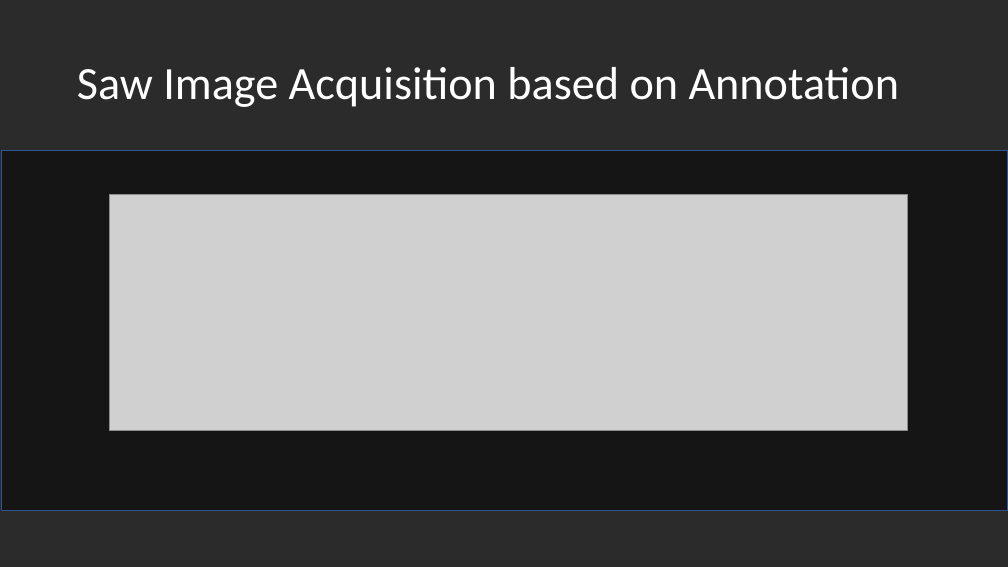
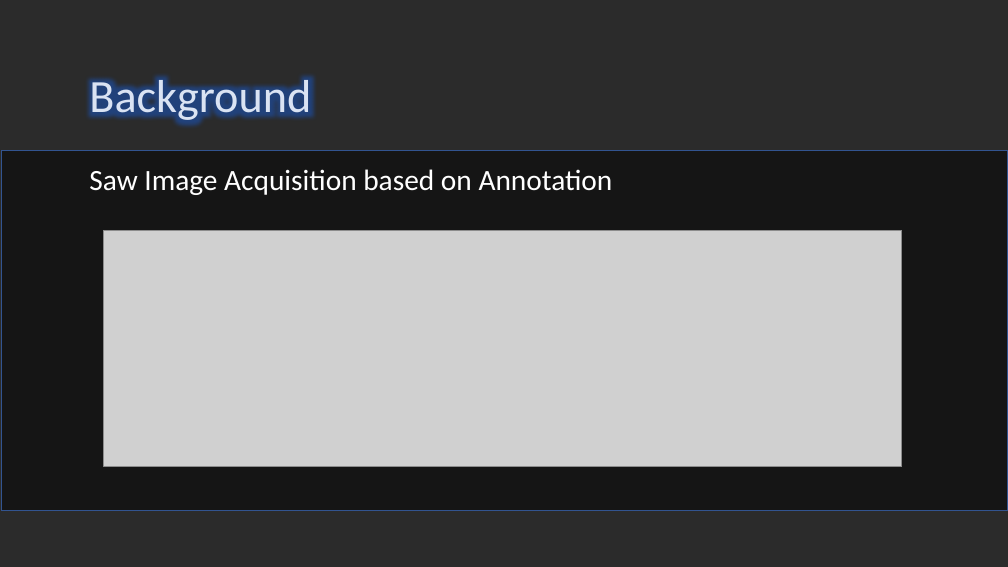
Before and after one commit to optimusium/PSUPR2, a slide deck: slide 7 of CA2 Identifying Wafer Failures with Deep Learning2_26Sep19.pptx (slide 10 before the commit). Drawn at 1008x567 pixels with LibreOffice and Linux fonts; fonts in the diff are those of the drawing; grey boxes stand for pictures; background and template pictures are left out; a plain dark background stands for a picture behind light text. Boxes give left, top, right and bottom in pixels: in the first picture for what was removed or moved away, otherwise in the second. Text is boxed around its words. In the diff, an @@ line names an element or a change of style, - is before the commit and + after.

```diff
--- a/CA2 Identifying Wafer Failures with Deep Learning2_26Sep19.pptx
+++ b/CA2 Identifying Wafer Failures with Deep Learning2_26Sep19.pptx
@@ text added at (x1=89, y1=74, x2=311, y2=124), 44 pt, text #DAE3F3 @@
+Background
@@ title "Saw Image Acquisition based on ..." moved from (x1=77, y1=67, x2=900, y2=107) to (x1=89, y1=169, x2=613, y2=195) @@
@@ title "Saw Image Acquisition based on ..." at (x1=89, y1=169, x2=613, y2=195): size 44 to 28 pt @@
@@ picture moved from (x1=110, y1=194, x2=908, y2=431) to (x1=104, y1=231, x2=902, y2=467) @@
```
Also in this commit, not shown: 17 other slides changed, 2 slides added, 3 slides removed, 4 other files.
